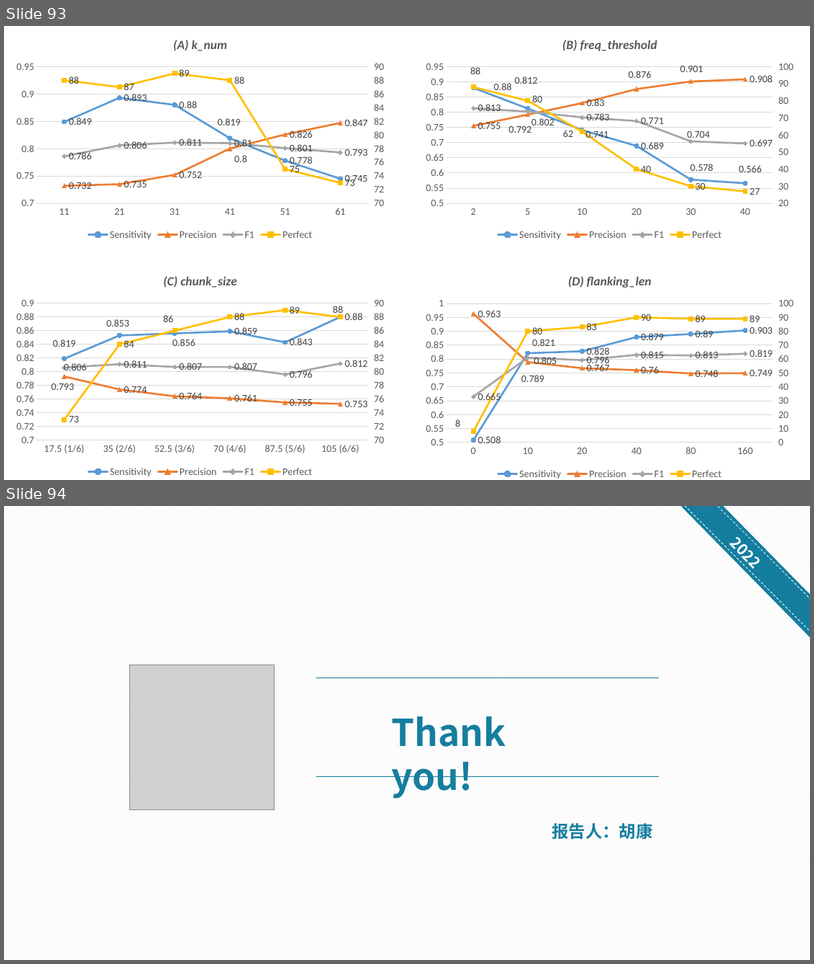
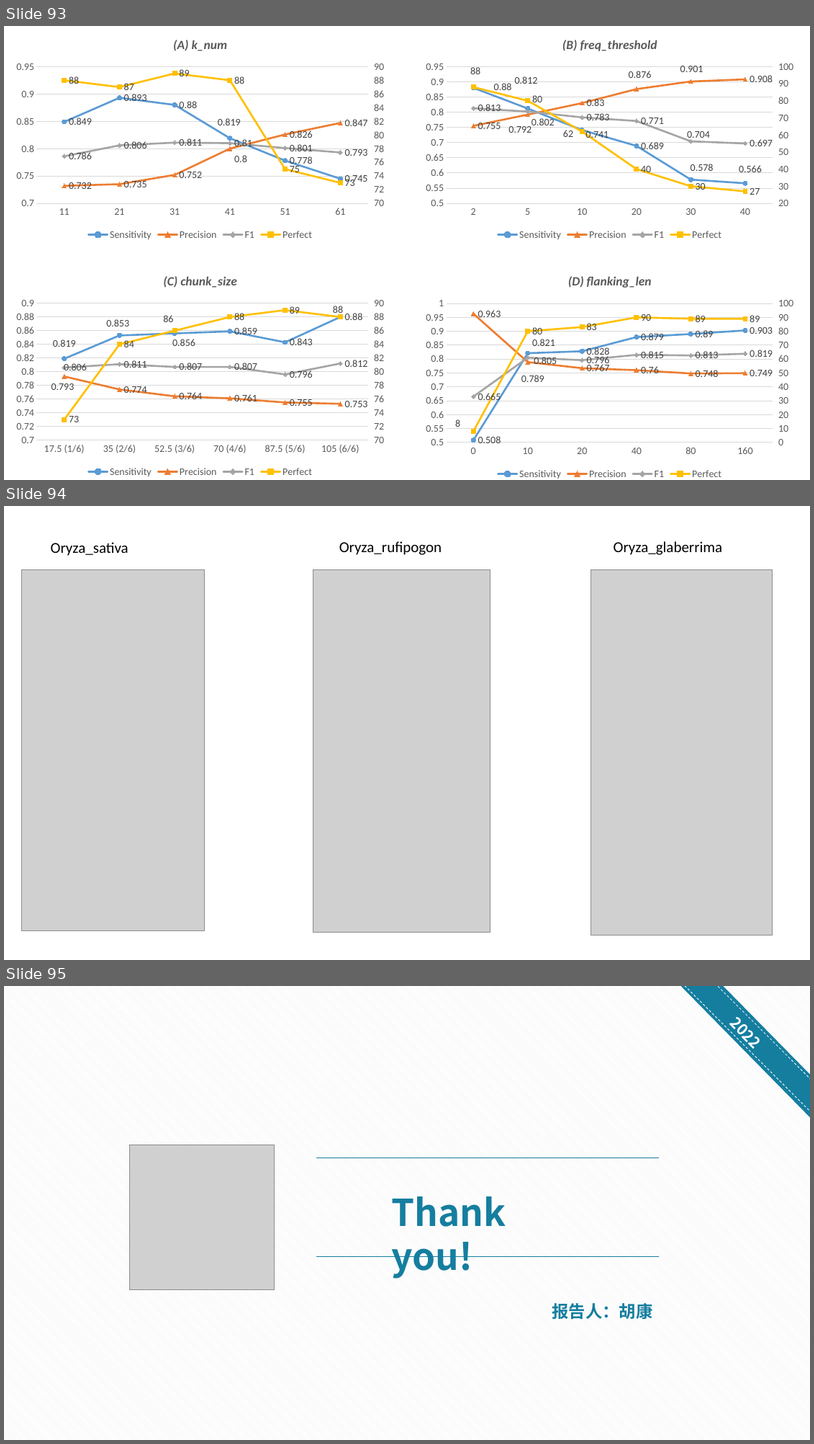
Before and after one commit to CSU-KangHu/HiTE, a slide deck: document/20220720_胡康_进展汇报 [自动保存的].pptx. Shown one above the other, each under a label of ours: slides 93 and 94 before the commit, slides 93, 94 and 95 after it. The pictures are 814x964 and 814x1444 pixels, drawn with LibreOffice and Linux fonts; fonts in the diff are those of the drawing; grey boxes stand for pictures. Boxes give left, top, right and bottom in pixels: in the first picture for what was removed or moved away, otherwise in the second. Text is boxed around its words. In the diff, an @@ line names an element or a change of style, - is before the commit and + after.

```diff
--- a/document/20220720_胡康_进展汇报 [自动保存的].pptx
+++ b/document/20220720_胡康_进展汇报 [自动保存的].pptx
@@ slide 94 added at (4,506,810,960), background #FFFFFF @@
@@ text added at (51,542,129,556), 18 pt, text #000000 @@
+Oryza_sativa
@@ text added at (340,541,442,555), 18 pt, text #000000 @@
+Oryza_rufipogon
@@ text added at (614,541,723,555), 18 pt, text #000000 @@
+Oryza_glaberrima
@@ picture added at (21,569,204,930) @@
@@ picture added at (314,569,491,932) @@
@@ picture added at (592,569,773,935) @@
@@ what was slide 94 is now slide 95 @@
```
Also in this commit, not shown: 2 slides changed, 11 other files.
